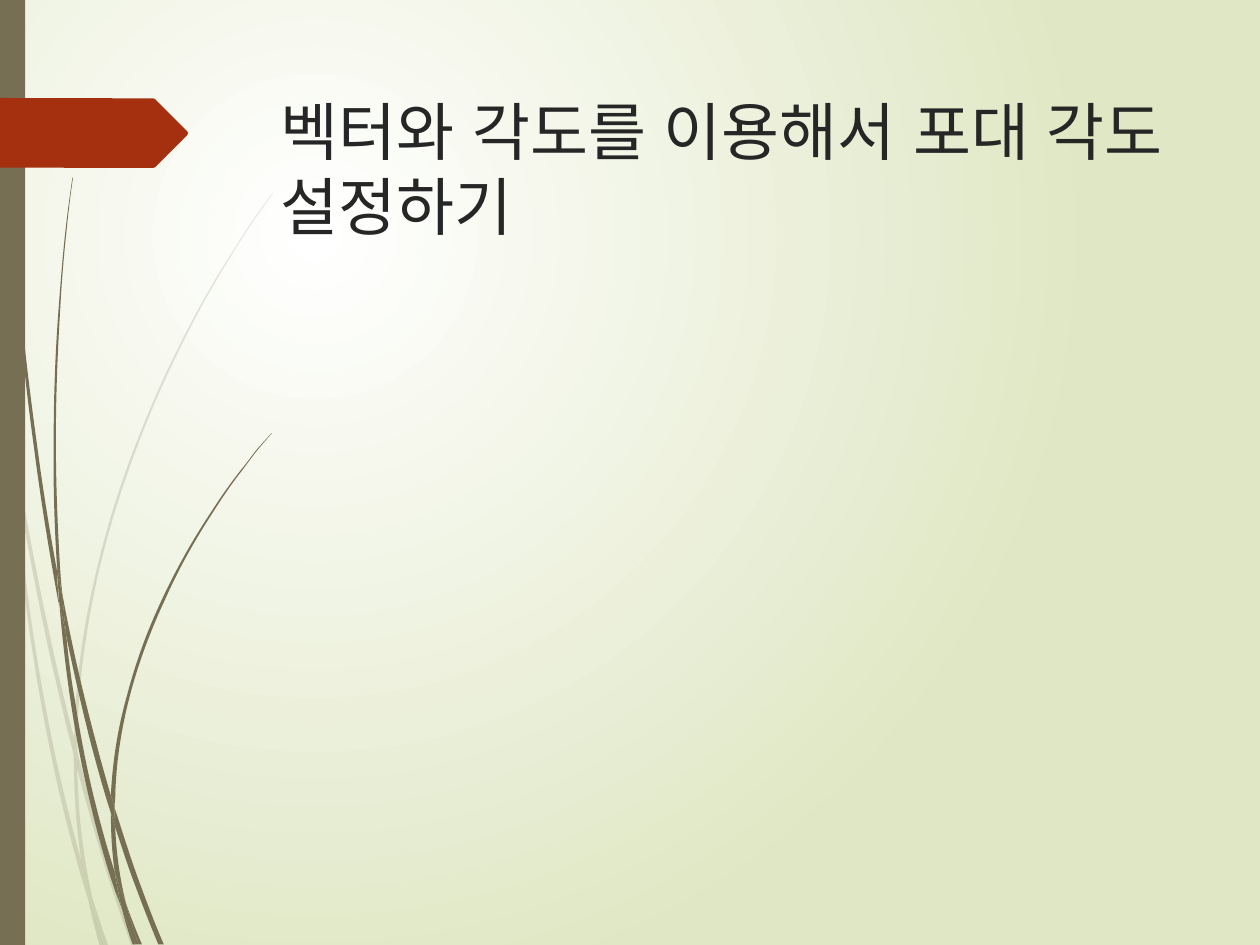
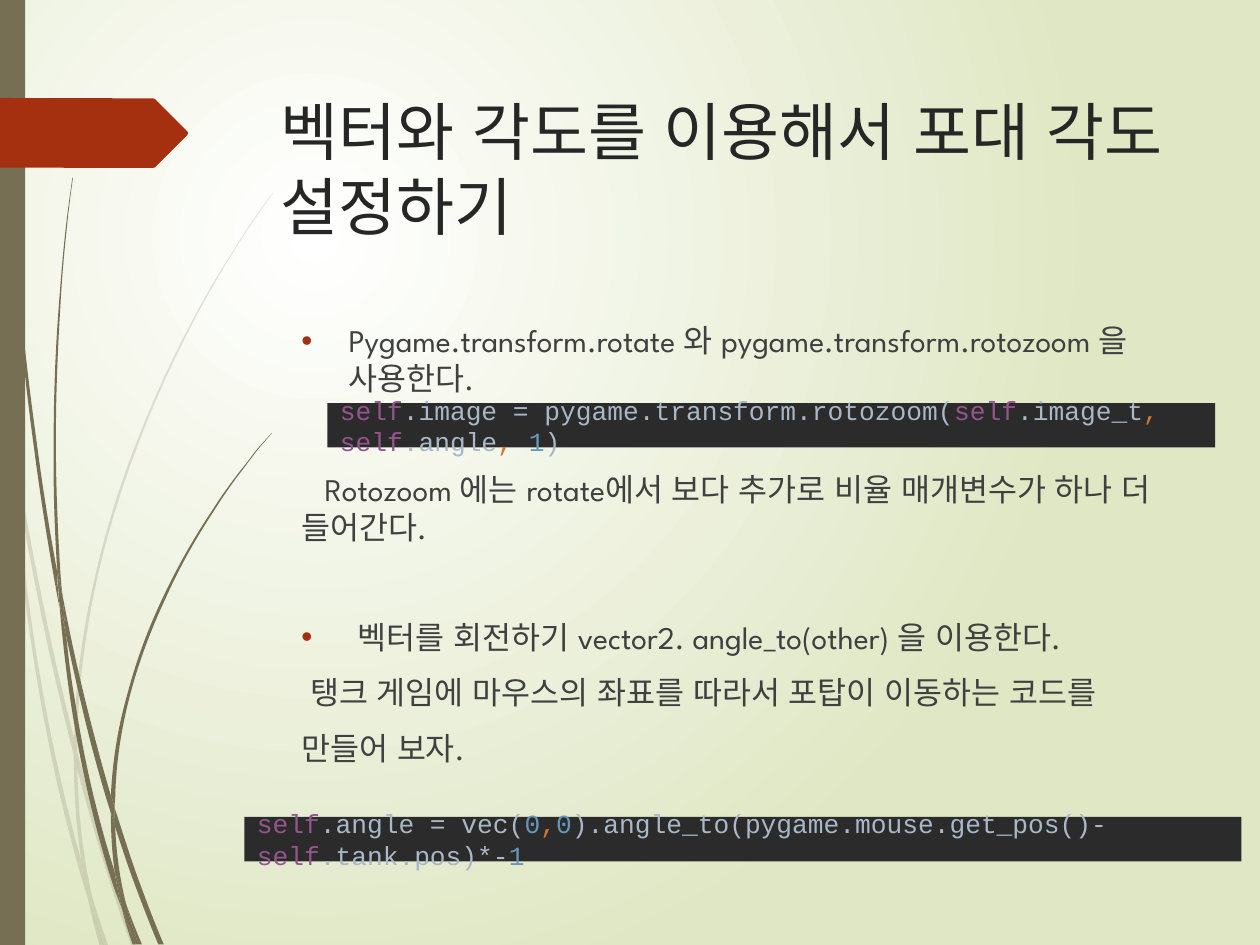
Before and after one commit to freshmea/weizman_python_class, a slide deck: slide 3 of textbook/파이썬6-2교시.pptx. Drawn at 1260x945 pixels with LibreOffice and Linux fonts; fonts in the diff are those of the drawing. Boxes give left, top, right and bottom in pixels: in the first picture for what was removed or moved away, otherwise in the second. Text is boxed around its words. In the diff, an @@ line names an element or a change of style, - is before the commit and + after.

```diff
--- a/textbook/파이썬6-2교시.pptx
+++ b/textbook/파이썬6-2교시.pptx
@@ text added at bbox=[301, 326, 1151, 763], 18 pt, text #404040 @@
+• Pygame.transform.rotate 와 pygame.transform.rotozoom 을 사용한다.
+Rotozoom 에는 rotate에서 보다 추가로 비율 매개변수가 하나 더 들어간다.
+• 벡터를 회전하기 vector2. angle_to(other) 을 이용한다.
+탱크 게임에 마우스의 좌표를 따라서 포탑이 이동하는 코드를
+만들어 보자.
@@ rectangle added at bbox=[328, 403, 1216, 447], fill #2B2B2B, 15 pt, text #A9B7C6 @@
+self.image = pygame.transform.rotozoom(self.image_t, self.angle, 1)
@@ rectangle added at bbox=[244, 816, 1241, 861], fill #2B2B2B, 15 pt, text #A9B7C6 @@
+self.angle = vec(0,0).angle_to(pygame.mouse.get_pos()-self.tank.pos)*-1
```
Also in this commit, not shown: 4 other slides changed, 3 slides added, 4 slides removed, 5 other files.
